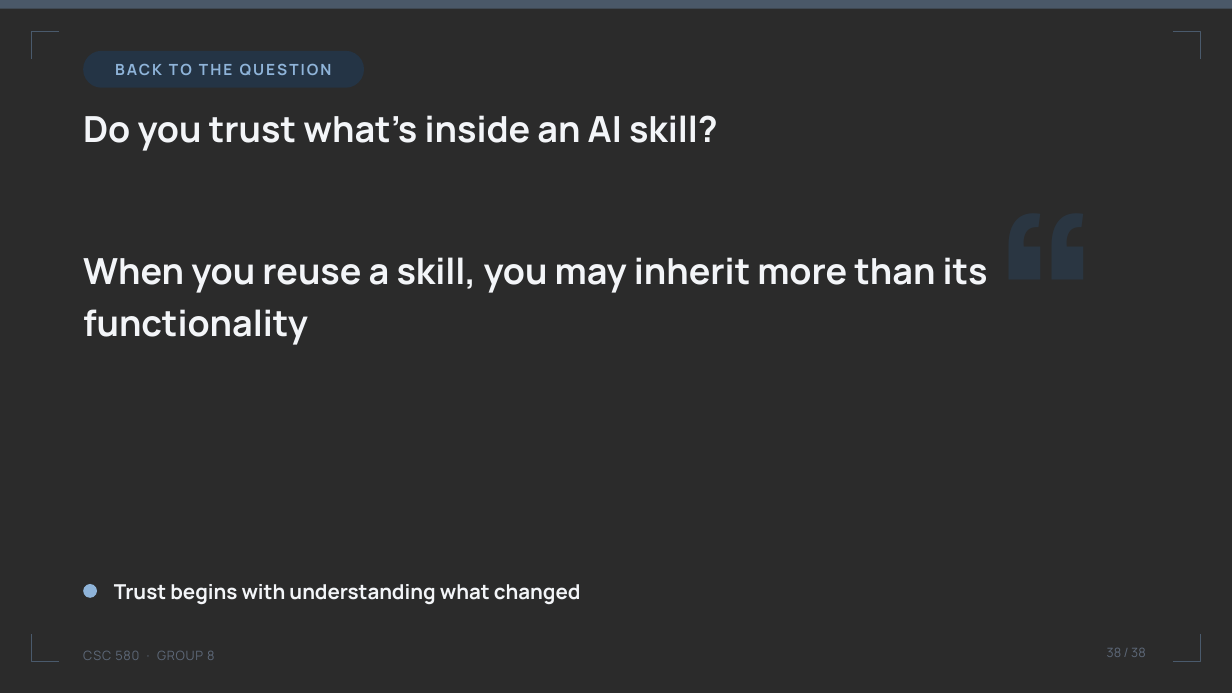
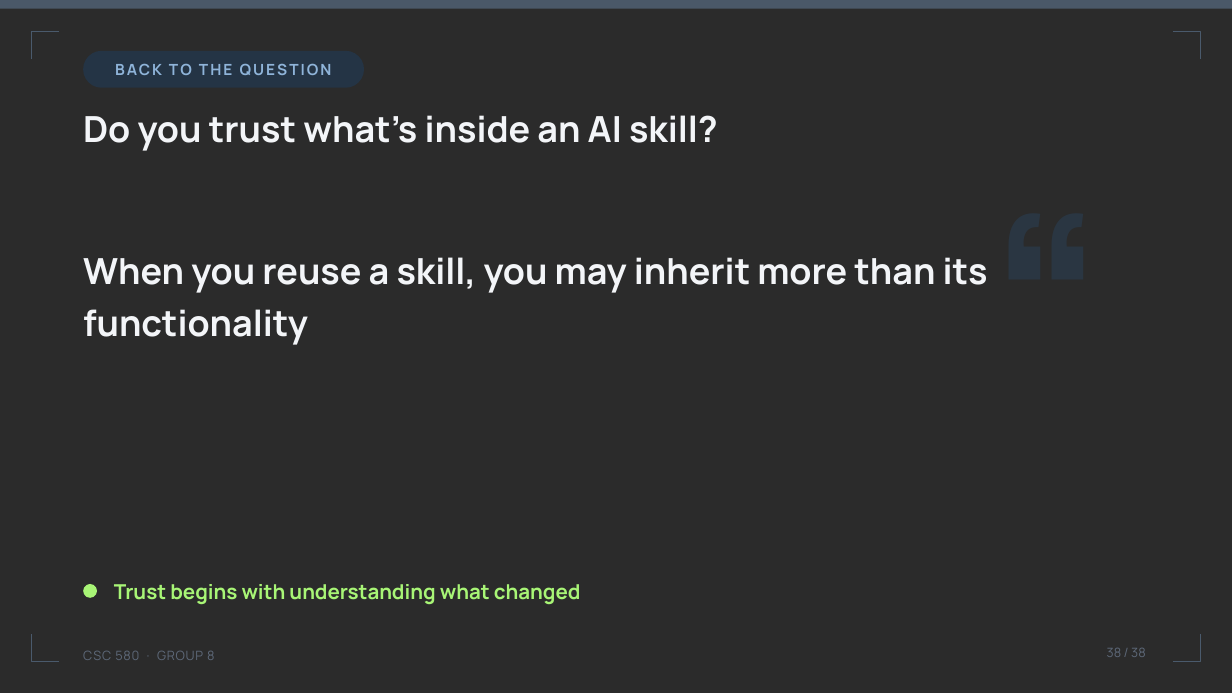
Before and after one commit to umdnp/csc580-project8, a slide deck: slide 38 of docs/group8_final_presentation.pptx. Drawn at 1232x693 pixels with LibreOffice and Linux fonts; fonts in the diff are those of the drawing; background and template pictures are left out; a plain dark background stands for a picture behind light text. Boxes give left, top, right and bottom in pixels: in the first picture for what was removed or moved away, otherwise in the second. Text is boxed around its words. In the diff, an @@ line names an element or a change of style, - is before the commit and + after.

```diff
--- a/docs/group8_final_presentation.pptx
+++ b/docs/group8_final_presentation.pptx
@@ ellipse at box(83, 584, 97, 598): fill #8FB4D9 to #A8F576 @@
@@ text "Trust begins with understanding what ..." at box(114, 584, 581, 605): text colour #F3F5F8 to #A8F576 @@
```
Also in this commit, not shown: 7 other slides changed.
